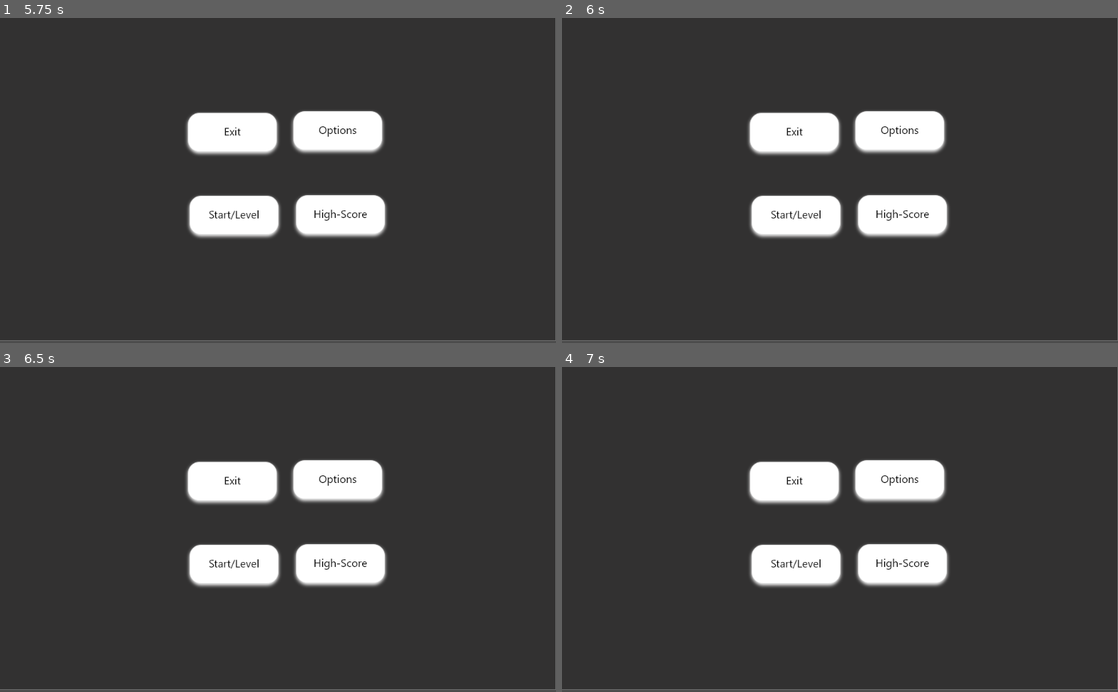
Above: before the commit, frames 1-4 (two rows, left to right).
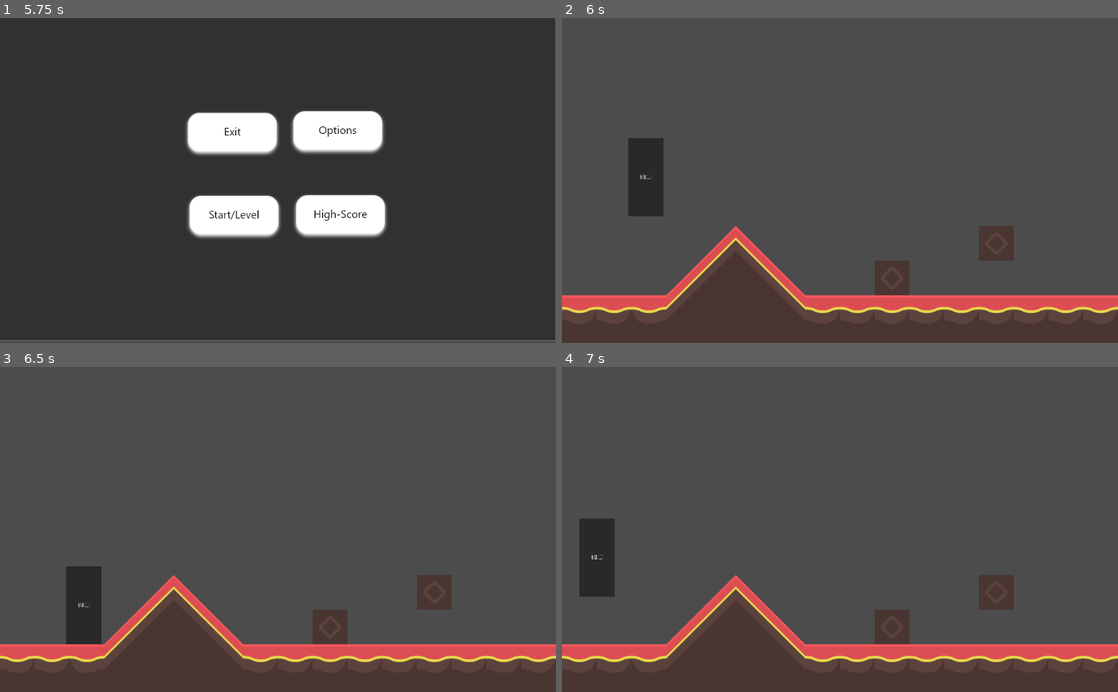
Above: after the commit, the same moments.

Repository: INF19IT2/2d-Jump-n-Run-SE
Game: Godot game, scene res://Scenes/MainScene/MainScene.tscn
Same seed, same stepped clock (60 frames per second), same inputs: the game is played once before the commit and once after it.
Inputs (mouse positions are in pixels of both pictures, inside the frame that each line leads up to):
- Up to frame 1 (5.75 s): click (233, 216) at 0.5 s; hold D (move_right) 1.28-2.78 s; tap W (move_up) at 1.52, 2.27, 3.77, 4.52 s; hold A (move_left) 2.78-3.53 s; hold D (move_right) 3.53-5 s; tap Escape (pause_button) at 4.9 s; click "Main Menu" at 5 s
- Up to frame 2 (6 s): click (795, 216) at 5.77 s
- Up to frame 3 (6.5 s): no input
- Up to frame 4 (7 s): hold A (move_left) from 6.53 s (still down); tap W (move_up) at 6.77 s

Frame 1 is identical in both runs. In frame 2, 88% of the frame differs, in the area x 0-100%, y 0-100%; in frame 3, 88%; in frame 4, 88%.

Commit message:
Update PauseMenu.gd
Fixed a bug that Main Menu Button not working

Diff:
--- a/2d-Jump-n-Run-SE/Scripts/PauseMenu/PauseMenu.gd
+++ b/2d-Jump-n-Run-SE/Scripts/PauseMenu/PauseMenu.gd
@@ -17,6 +17,7 @@
 func _on_MainMenuButton_pressed():
 	# Main Menu
 	get_tree().change_scene("res://Scenes/MainScene/MainScene.tscn")
+	get_tree().paused = false
 
 func _input(event):
 	if not visible:
